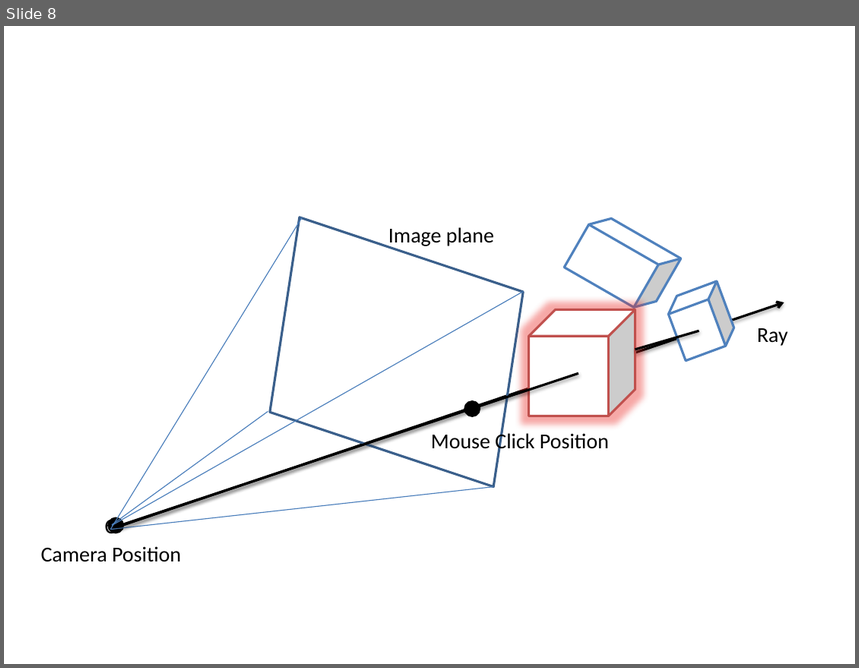
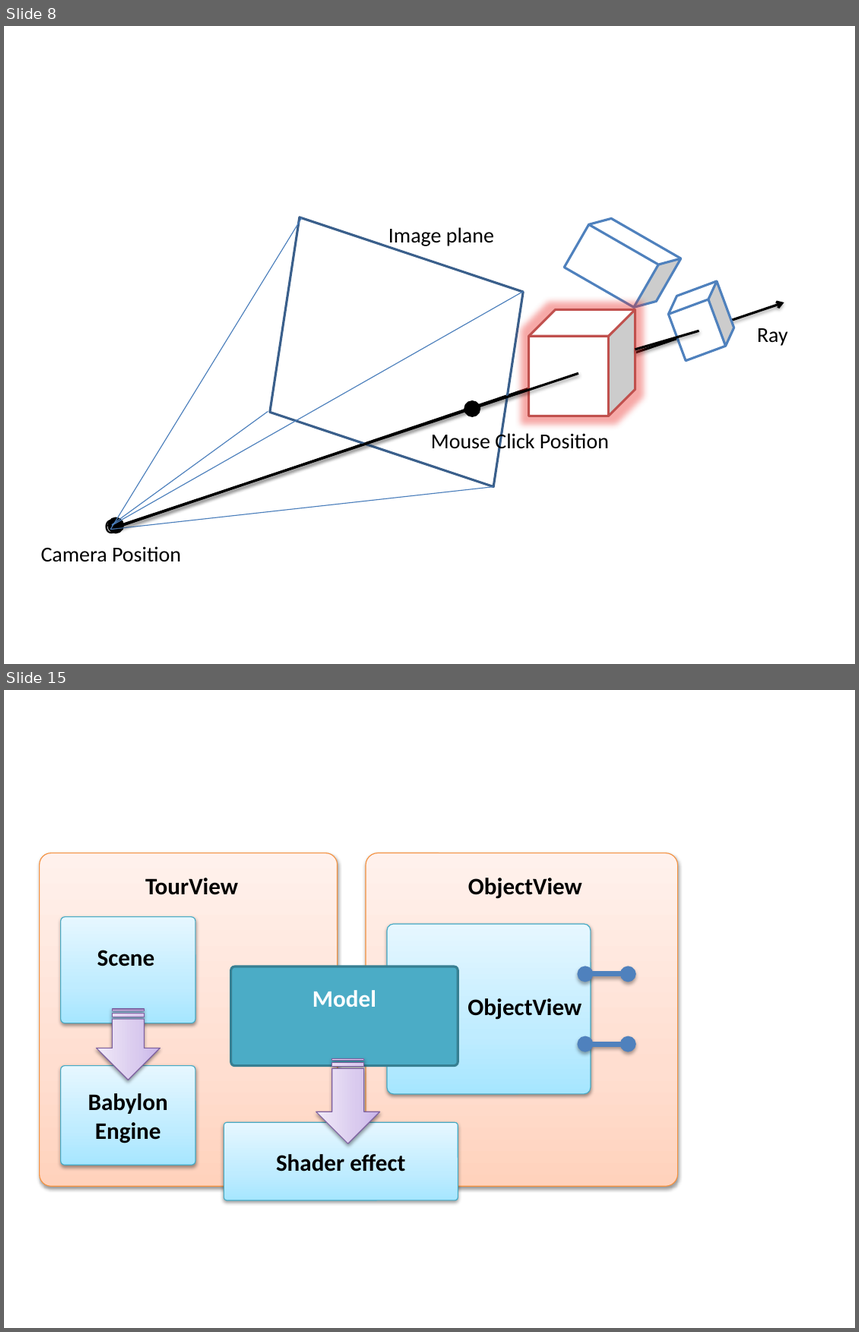
Before and after one commit to truongngoctuan/lv2007tm, a slide deck: Report/slide report.pptx. Shown one above the other, each under a label of ours: slide 8 before the commit, slides 8 and 15 after it; the slides between them are not shown. The pictures are 859x668 and 859x1332 pixels, drawn with LibreOffice and Linux fonts; fonts in the diff are those of the drawing. Boxes give left, top, right and bottom in pixels: in the first picture for what was removed or moved away, otherwise in the second. Text is boxed around its words. In the diff, an @@ line names an element or a change of style, - is before the commit and + after.

```diff
--- a/Report/slide report.pptx
+++ b/Report/slide report.pptx
@@ slide 15 added at (x1=4, y1=690, x2=855, y2=1328), background #FFFFFF @@
@@ rounded rectangle added at (x1=40, y1=853, x2=338, y2=1187), fill gradient #FFD2BD to #FFDED0 to #FFF2ED, outline #F69240 0.75 pt @@
@@ rounded rectangle added at (x1=366, y1=853, x2=678, y2=1187), fill gradient #FFD2BD to #FFDED0 to #FFF2ED, outline #F69240 0.75 pt @@
@@ text added at (x1=145, y1=878, x2=238, y2=895), 20 pt, text #000000, bold @@
+TourView
@@ text added at (x1=468, y1=878, x2=582, y2=899), 20 pt, text #000000, bold @@
+ObjectView
@@ rounded rectangle added at (x1=61, y1=917, x2=196, y2=1024), fill gradient #A7E6FF to #C1EDFF to #E7F8FF, outline #46AAC5 0.75 pt @@
@@ text added at (x1=97, y1=950, x2=155, y2=967), 20 pt, text #000000, bold @@
+Scene
@@ rounded rectangle added at (x1=231, y1=967, x2=458, y2=1066), fill #4BACC6, outline #377F92 2 pt @@
@@ text added at (x1=313, y1=990, x2=376, y2=1007), 20 pt, text #FFFFFF, bold @@
+Model
@@ group added at (x1=387, y1=924, x2=628, y2=1094): 2 double arrows, 1 rounded rectangle, 1 text @@
+ObjectView
@@ striped right arrow added at (x1=96, y1=1009, x2=160, y2=1080), fill gradient #C9B5E8 to #D8CBEE to #F0EAF9, outline #7D60A0 0.75 pt @@
@@ rounded rectangle added at (x1=61, y1=1066, x2=196, y2=1166), fill gradient #A7E6FF to #C1EDFF to #E7F8FF, outline #46AAC5 0.75 pt, 20 pt, text #000000, bold @@
+Babylon Engine
@@ striped right arrow added at (x1=316, y1=1059, x2=379, y2=1144), fill gradient #C9B5E8 to #D8CBEE to #F0EAF9, outline #7D60A0 0.75 pt @@
@@ rounded rectangle added at (x1=224, y1=1122, x2=458, y2=1201), fill gradient #A7E6FF to #C1EDFF to #E7F8FF, outline #46AAC5 0.75 pt, 20 pt, text #000000, bold @@
+Shader effect
```
Also in this commit, not shown: 7 other slides added, 1 other file.
